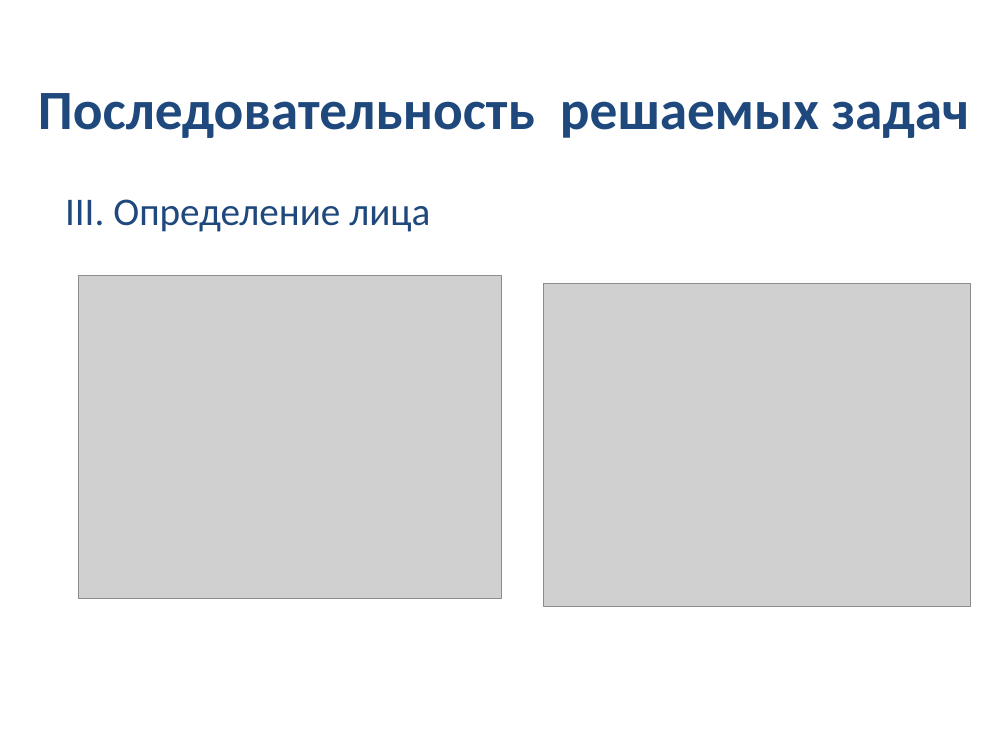
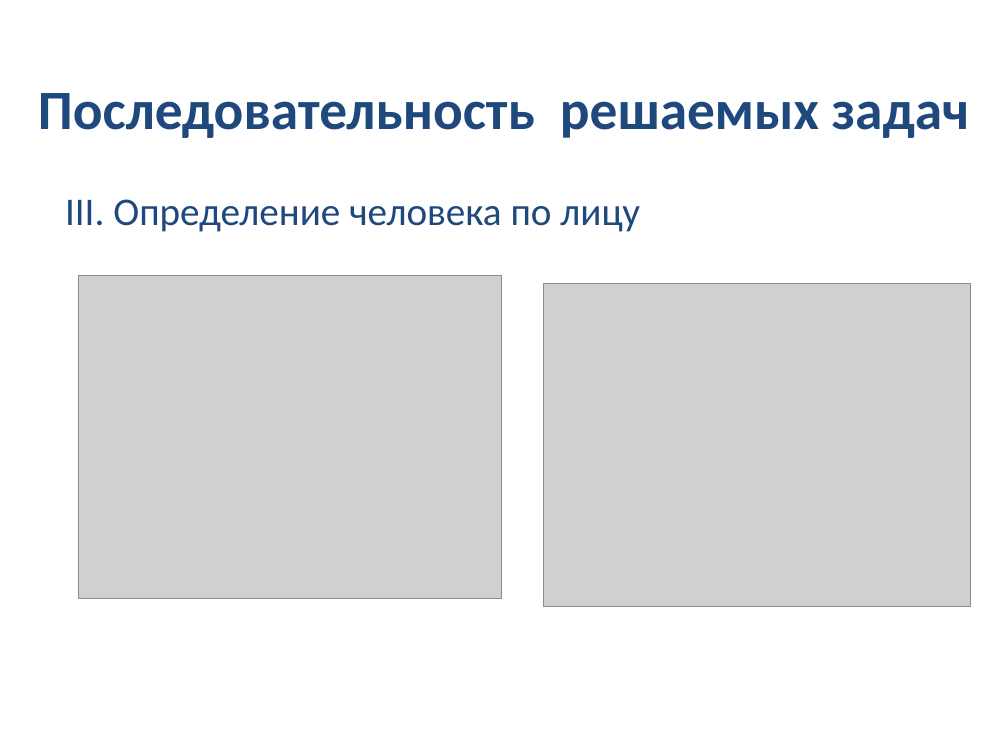
Before and after one commit to ohld/edipus, a slide deck: slide 10 of presentation_files/Презентация.pptx (slide 7 before the commit). Drawn at 1008x756 pixels with LibreOffice and Linux fonts; fonts in the diff are those of the drawing; grey boxes stand for pictures. Boxes give left, top, right and bottom in pixels: in the first picture for what was removed or moved away, otherwise in the second. Text is boxed around its words. In the diff, an @@ line names an element or a change of style, - is before the commit and + after.

```diff
--- a/presentation_files/Презентация.pptx
+++ b/presentation_files/Презентация.pptx
@@ text at bbox=[65, 199, 640, 232]: text changed @@
-III. Определение лица
+III. Определение человека по лицу
```
Also in this commit, not shown: 1 other slide changed, 4 slides added, 1 slide removed.
